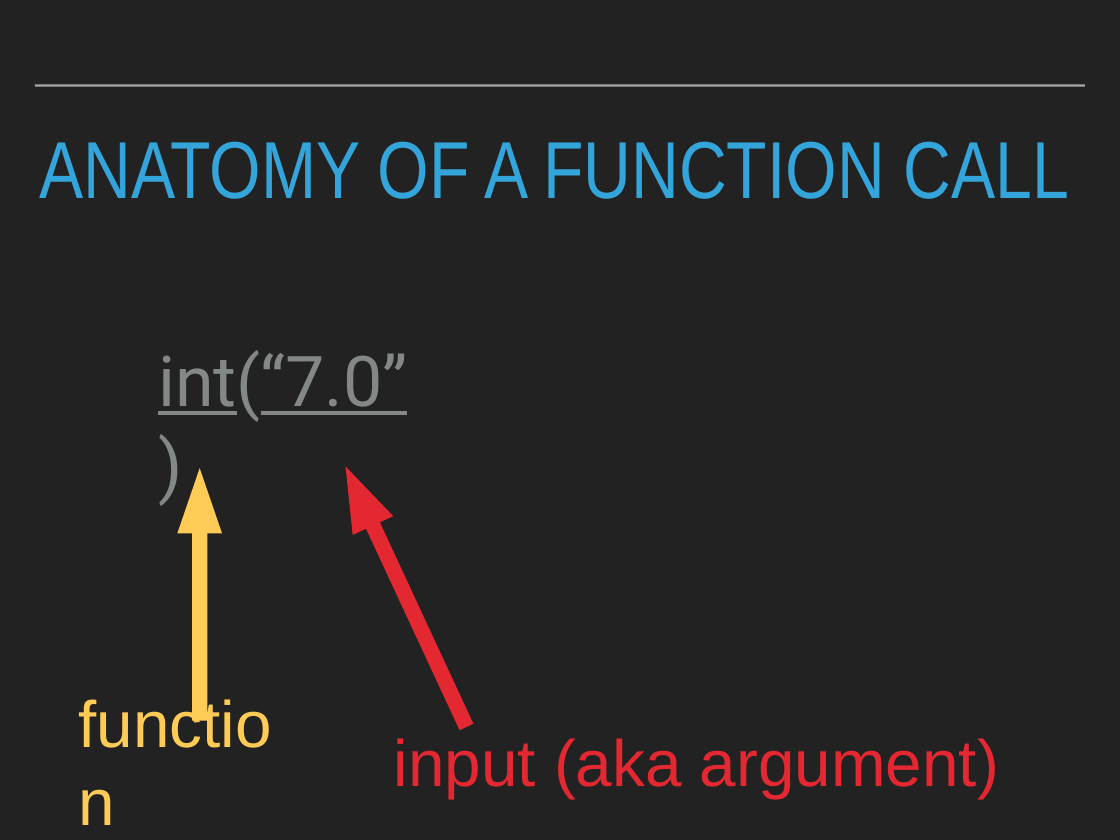
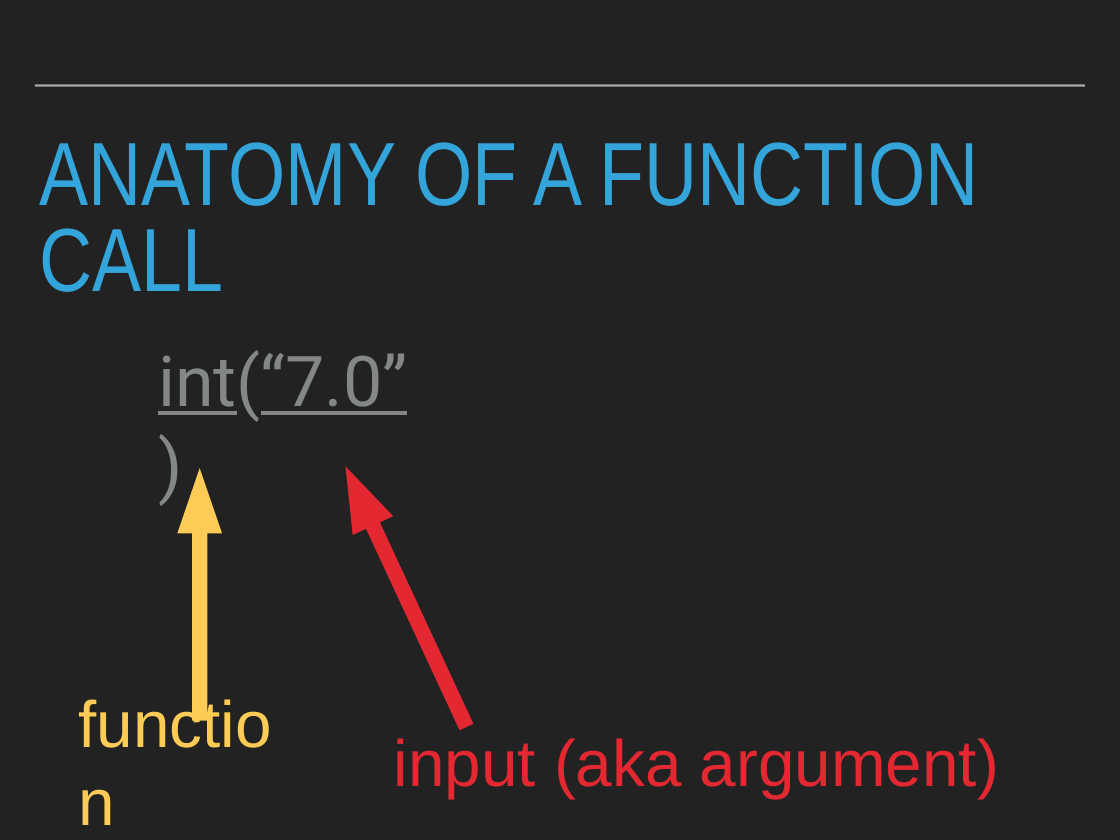
Before and after one commit to patricks1/python-for-data-science, a slide deck: slide 62 of Session01/Session1_Slides.pptx. Drawn at 1120x840 pixels with LibreOffice and Linux fonts; fonts in the diff are those of the drawing. Boxes give left, top, right and bottom in pixels: in the first picture for what was removed or moved away, otherwise in the second. Text is boxed around its words. In the diff, an @@ line names an element or a change of style, - is before the commit and + after.

```diff
--- a/Session01/Session1_Slides.pptx
+++ b/Session01/Session1_Slides.pptx
@@ title "ANATOMY OF A FUNCTION CALL" at (39, 142, 978, 292): size 73.8 to 82 pt @@
```
Also in this commit, not shown: 4 other slides changed.
